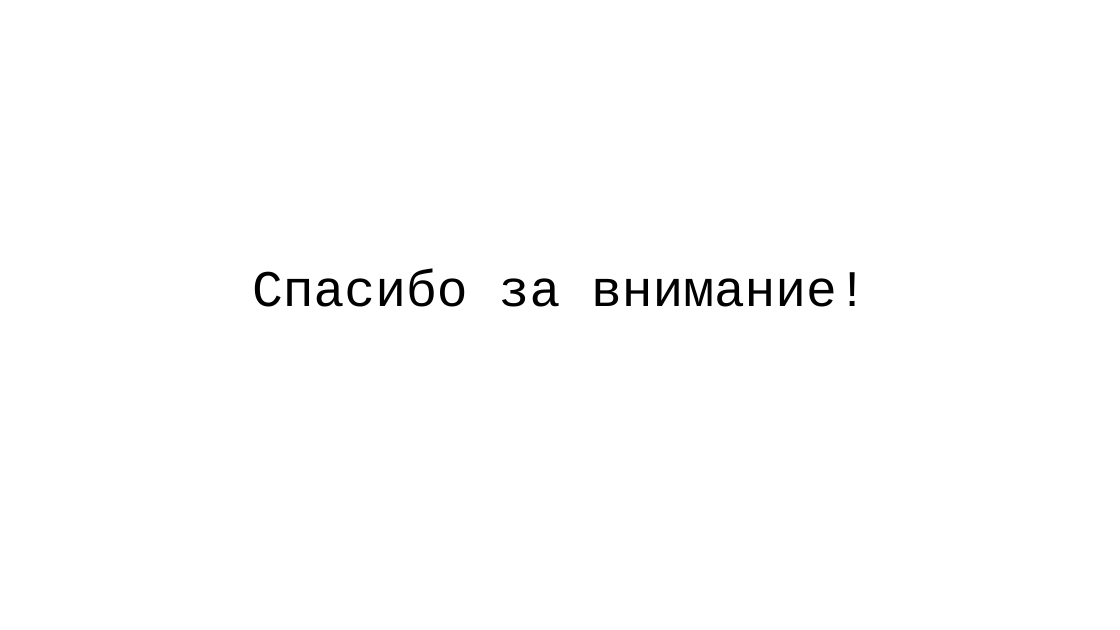
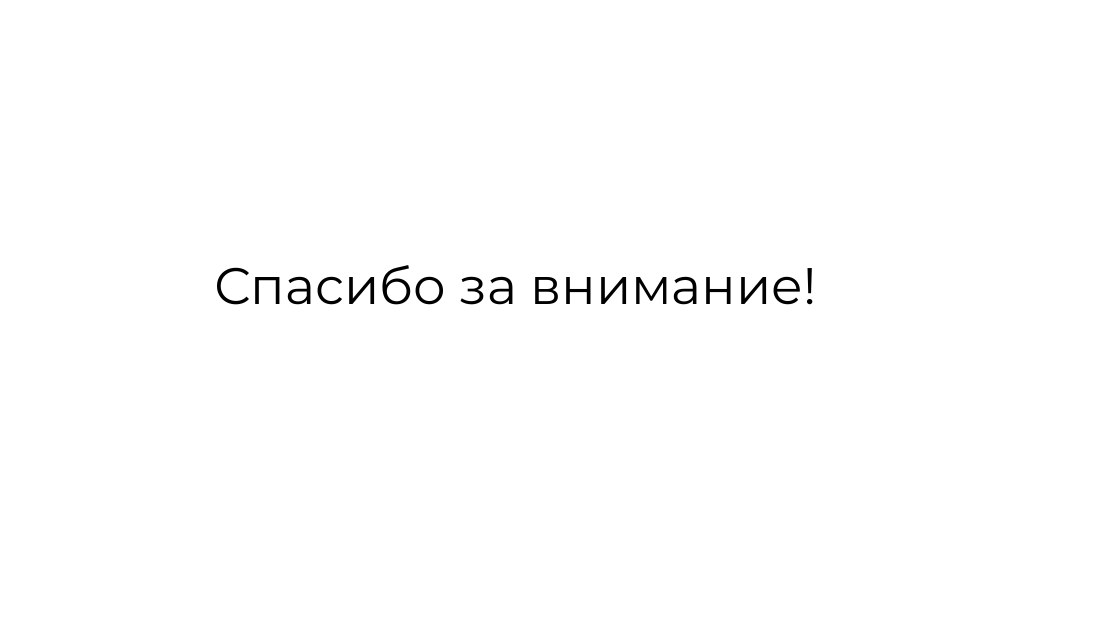
Before and after one commit to vafeenHub/VSU-scientific-activities_6-7-8-semester, a slide deck: slide 13 of Vafeen_3_61_presentation.pptx. Drawn at 1120x630 pixels with LibreOffice and Linux fonts; fonts in the diff are those of the drawing. Boxes give left, top, right and bottom in pixels: in the first picture for what was removed or moved away, otherwise in the second. Text is boxed around its words. In the diff, an @@ line names an element or a change of style, - is before the commit and + after.

```diff
--- a/Vafeen_3_61_presentation.pptx
+++ b/Vafeen_3_61_presentation.pptx
@@ title "Спасибо за внимание!": place and size @@
-title "Спасибо за внимание!" at bbox=[252, 269, 867, 307]
+title "Спасибо за внимание!" at bbox=[214, 265, 817, 305]
@@ title "Спасибо за внимание!" at bbox=[214, 265, 817, 305]: font Courier New to Montserrat @@
```
Also in this commit, not shown: 11 other slides changed, 1 slide added, 1 slide removed, 1 other file.
